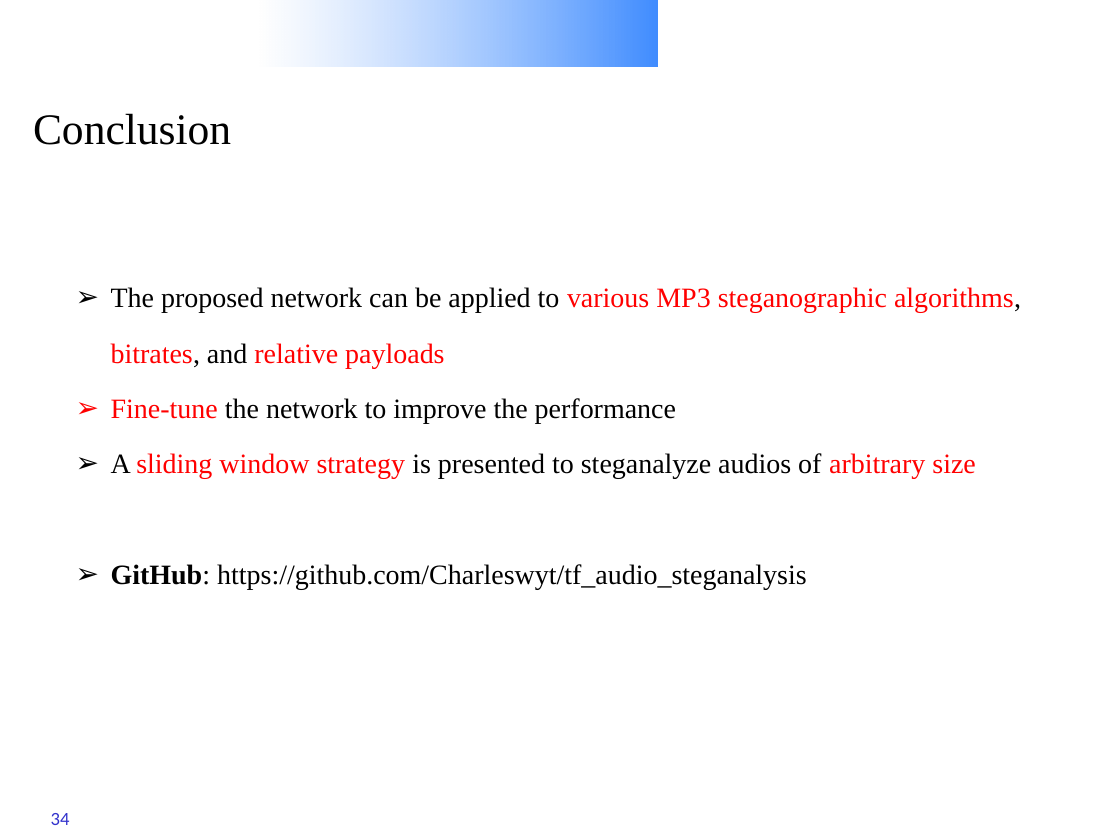
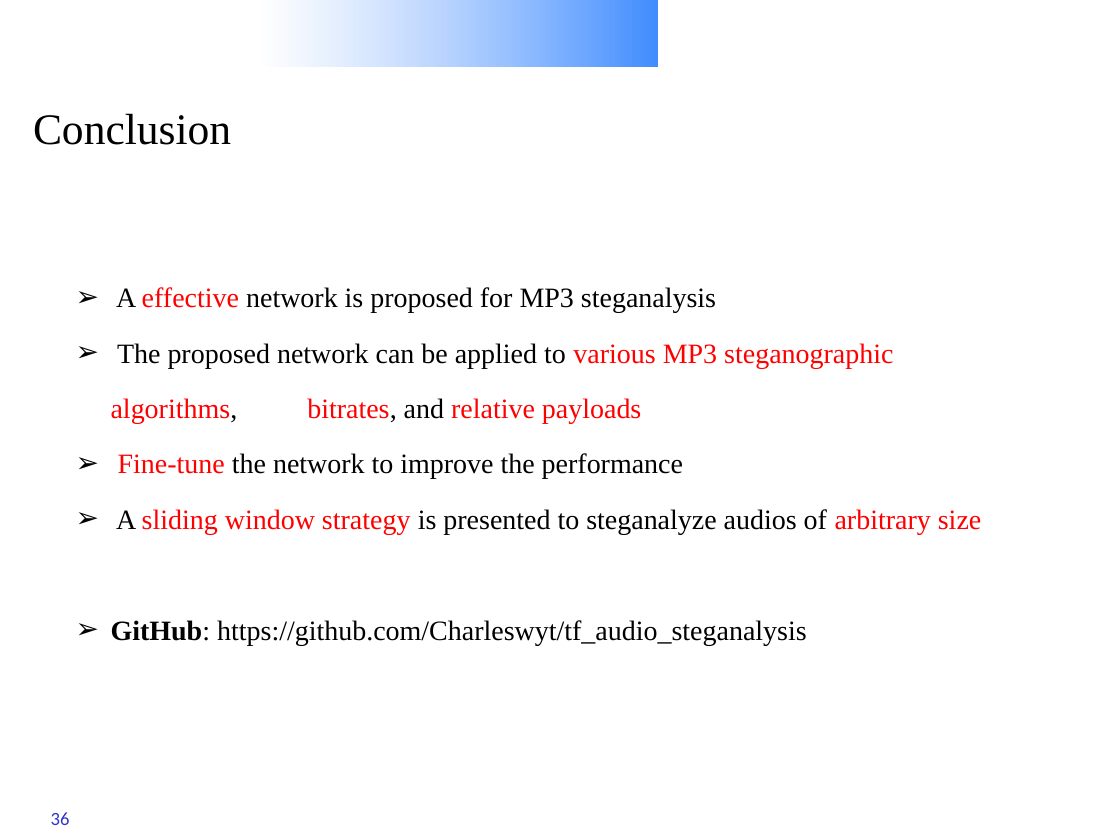
Before and after one commit to Charleswyt/tf_audio_steganalysis, a slide deck: slide 36 of CNN-based Steganalysis of MP3 Steganography in the Entropy Code Domain.pptx (slide 34 before the commit). Drawn at 1120x840 pixels with LibreOffice and Linux fonts; fonts in the diff are those of the drawing; background and template pictures are left out. Boxes give left, top, right and bottom in pixels: in the first picture for what was removed or moved away, otherwise in the second. Text is boxed around its words. In the diff, an @@ line names an element or a change of style, - is before the commit and + after.

```diff
--- a/CNN-based Steganalysis of MP3 Steganography in the Entropy Code Domain.pptx
+++ b/CNN-based Steganalysis of MP3 Steganography in the Entropy Code Domain.pptx
@@ text at [116,287,716,313]: paragraph added @@
+➢ A effective network is proposed for MP3 steganalysis
@@ page number at [51,812,70,825]: text changed @@
-34
+36
```
Also in this commit, not shown: 5 other slides changed, 2 slides added.
